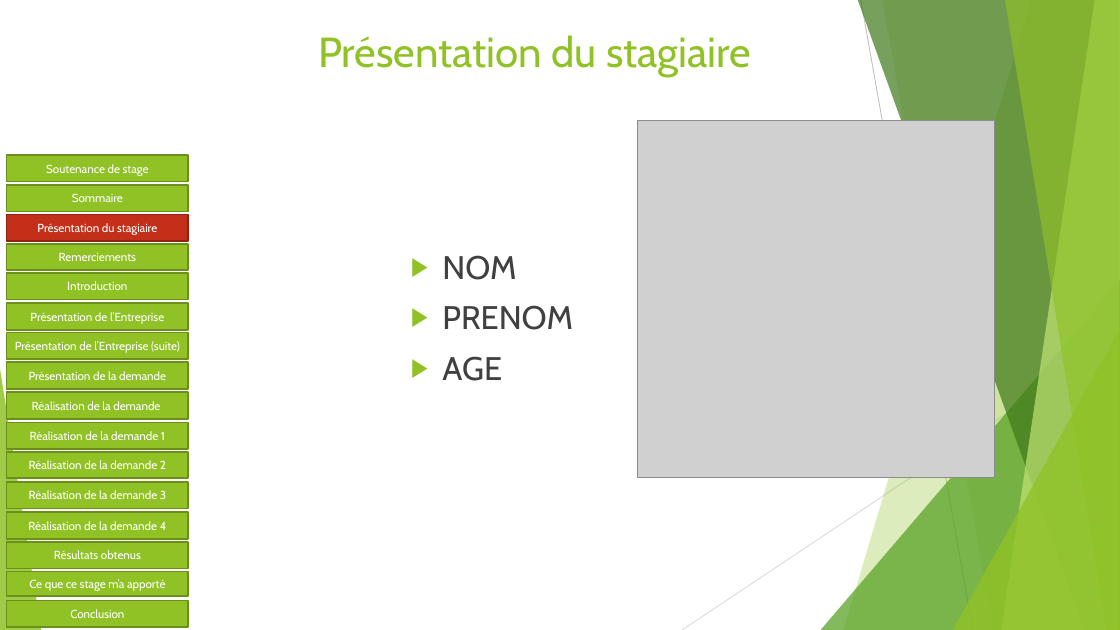
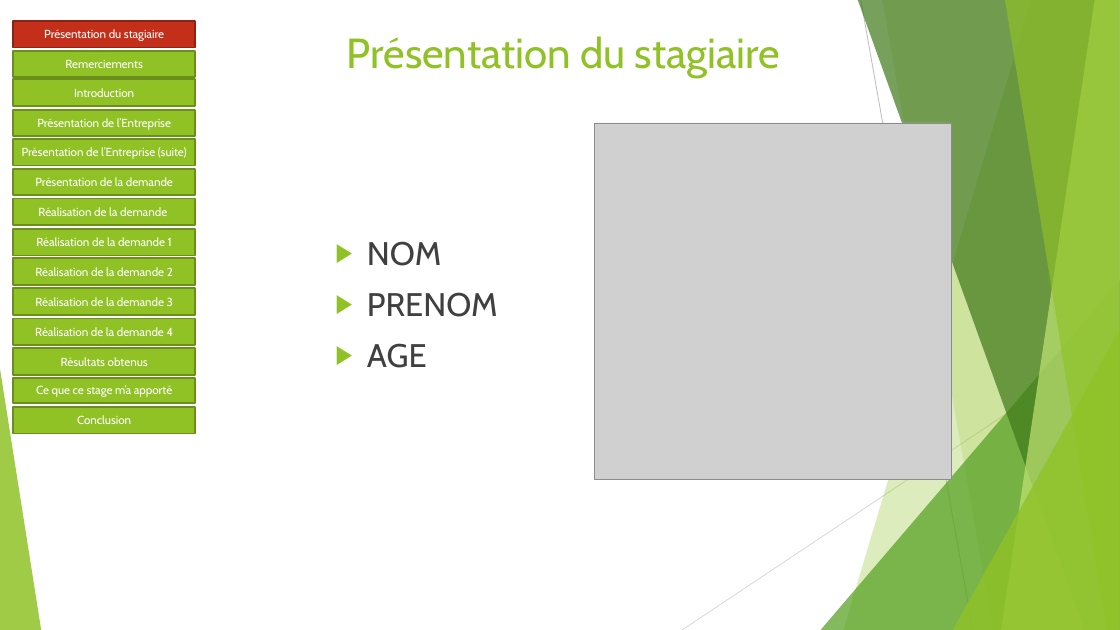
Before and after one commit to Sophie36/LASERSTORE, a slide deck: slide 3 of SOUTENANCE/Soutenance de stage.pptx. Drawn at 1120x630 pixels with LibreOffice and Linux fonts; fonts in the diff are those of the drawing; grey boxes stand for pictures. Boxes give left, top, right and bottom in pixels: in the first picture for what was removed or moved away, otherwise in the second. Text is boxed around its words. In the diff, an @@ line names an element or a change of style, - is before the commit and + after.

```diff
--- a/SOUTENANCE/Soutenance de stage.pptx
+++ b/SOUTENANCE/Soutenance de stage.pptx
@@ title "Présentation du stagiaire": place and size @@
-title "Présentation du stagiaire" at box(318, 35, 751, 77)
+title "Présentation du stagiaire" at box(347, 36, 780, 78)
@@ 14 rectangles: place and size @@
-14 rectangles at box(7, 214, 188, 628)
+14 rectangles at box(13, 21, 195, 434)
@@ picture: place and size @@
-picture at box(638, 121, 994, 477)
+picture at box(595, 123, 951, 479)
@@ rectangle removed at box(7, 155, 188, 182) @@
-Soutenance de stage
@@ rectangle removed at box(7, 185, 188, 212) @@
-Sommaire
@@ text "NOM": place and size @@
-text "NOM" at box(442, 255, 573, 381)
+text "NOM" at box(367, 241, 498, 368)
```
Also in this commit, not shown: 15 other slides changed.
